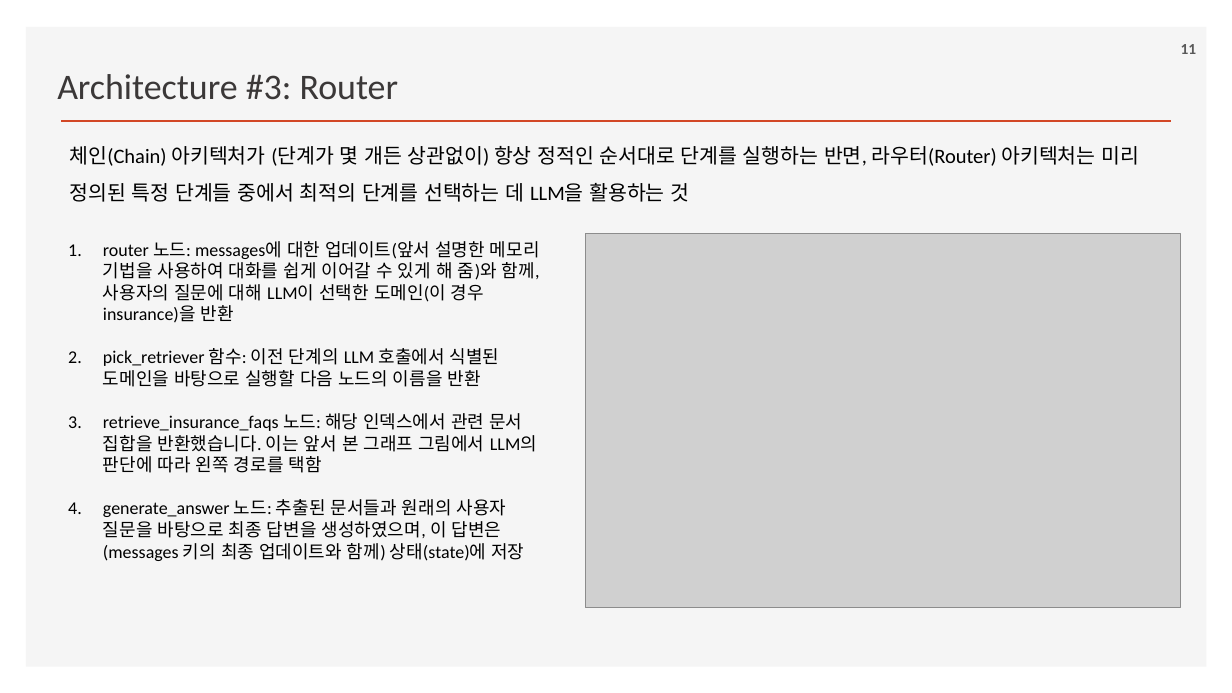
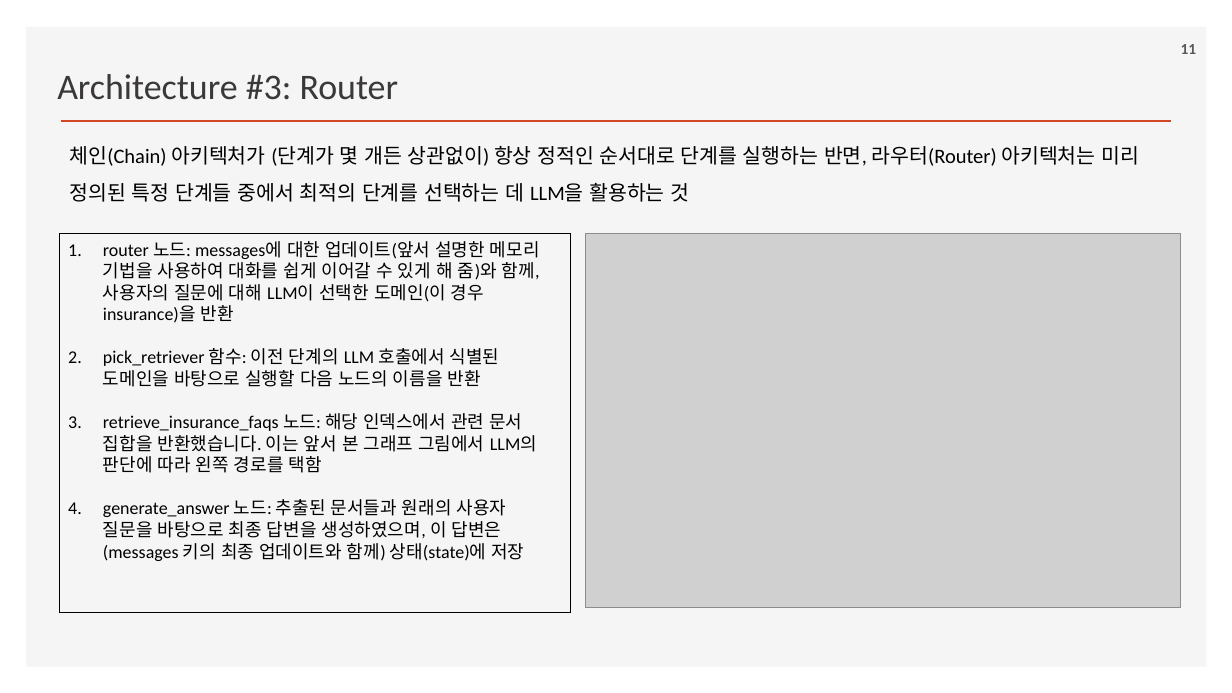
Before and after one commit to ancestor9/2026_Fall_Learning-Langchain-AI-Agent, a slide deck: slide 11 of CHAPTER 5 Cognitive Architectures with LangGraph.pptx. Drawn at 1232x693 pixels with LibreOffice and Linux fonts; fonts in the diff are those of the drawing; grey boxes stand for pictures; background and template pictures are left out. Boxes give left, top, right and bottom in pixels: in the first picture for what was removed or moved away, otherwise in the second. Text is boxed around its words. In the diff, an @@ line names an element or a change of style, - is before the commit and + after.

```diff
--- a/CHAPTER 5 Cognitive Architectures with LangGraph.pptx
+++ b/CHAPTER 5 Cognitive Architectures with LangGraph.pptx
@@ rectangle "router 노드: messages에 대한 업데이트(앞서 ...": place and size @@
-rectangle "router 노드: messages에 대한 업데이트(앞서 ..." at [103,241,540,561]
+rectangle "router 노드: messages에 대한 업데이트(앞서 ..." at [59,234,570,614]
@@ rectangle "router 노드: messages에 대한 업데이트(앞서 ..." at [59,234,570,614]: outline none to #000000 0.75 pt @@
```
